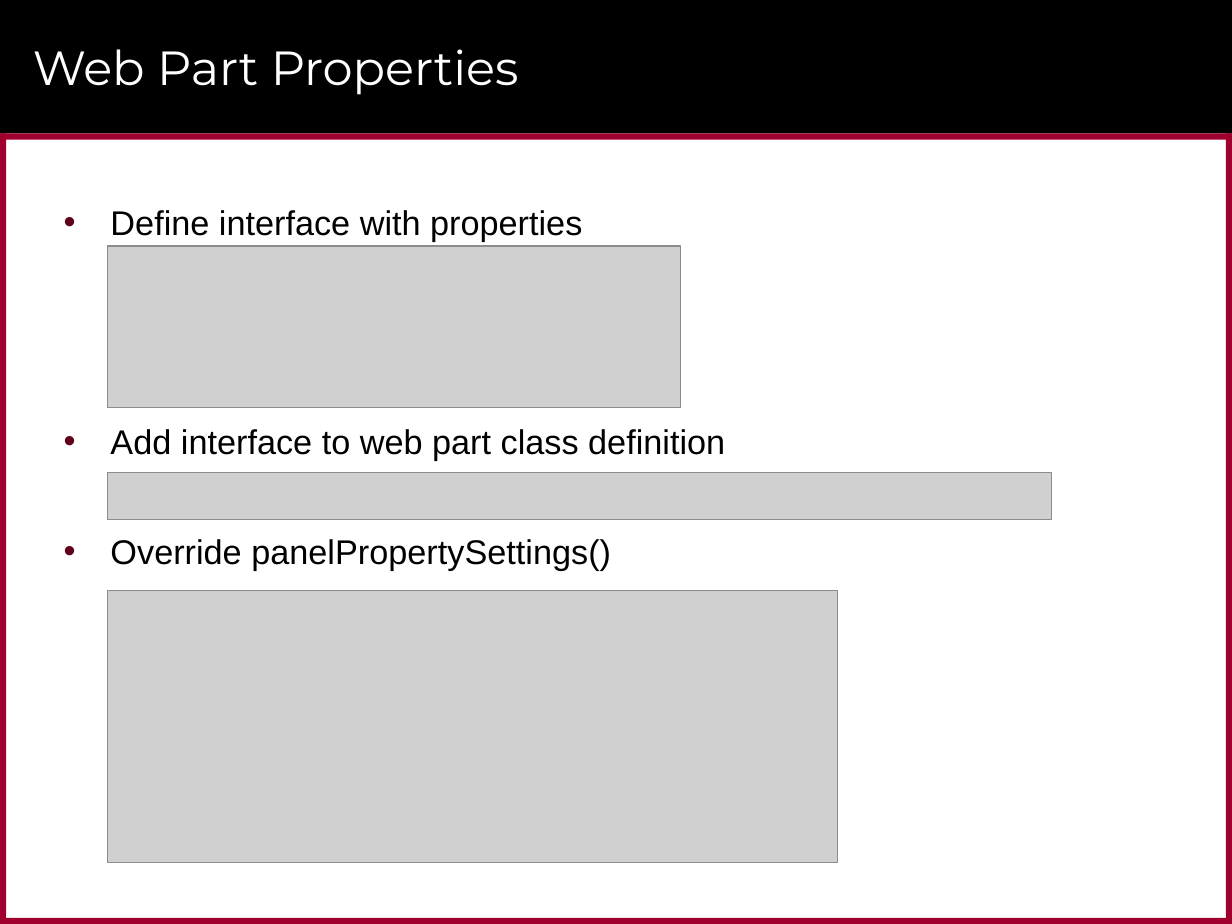
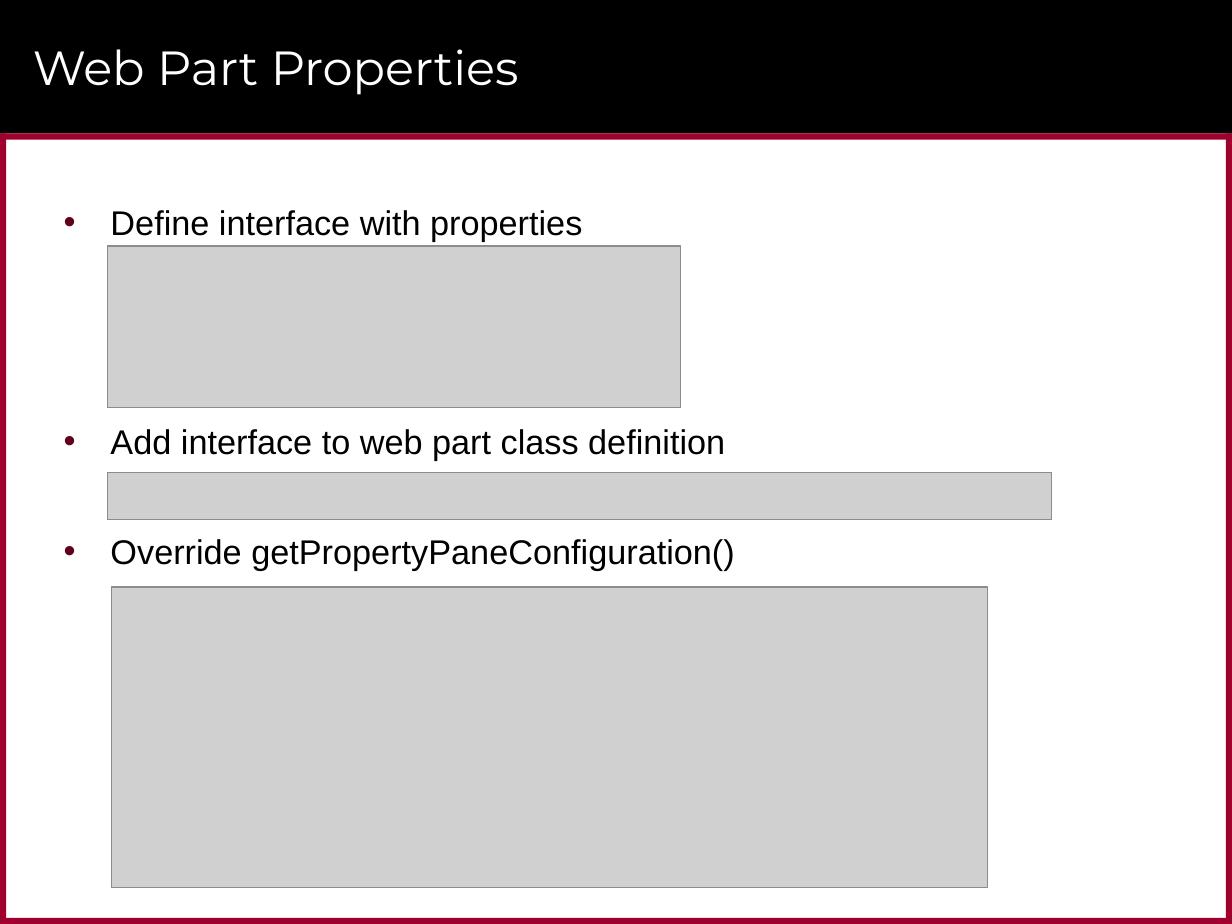
Before and after one commit to CriticalPathTraining/MSD365_Courseware, a slide deck: slide 27 of 04 SharePointFramework.pptx. Drawn at 1232x924 pixels with LibreOffice and Linux fonts; fonts in the diff are those of the drawing; grey boxes stand for pictures; background and template pictures are left out. Boxes give left, top, right and bottom in pixels: in the first picture for what was removed or moved away, otherwise in the second. Text is boxed around its words. In the diff, an @@ line names an element or a change of style, - is before the commit and + after.

```diff
--- a/04 SharePointFramework.pptx
+++ b/04 SharePointFramework.pptx
@@ text at bbox=[110, 539, 734, 570]: text changed @@
-• Override panelPropertySettings()
+• Override getPropertyPaneConfiguration()
@@ picture: place and size @@
-picture at bbox=[107, 590, 838, 862]
+picture at bbox=[111, 586, 987, 887]
```
Also in this commit, not shown: 2 other slides changed, 11 other files.
